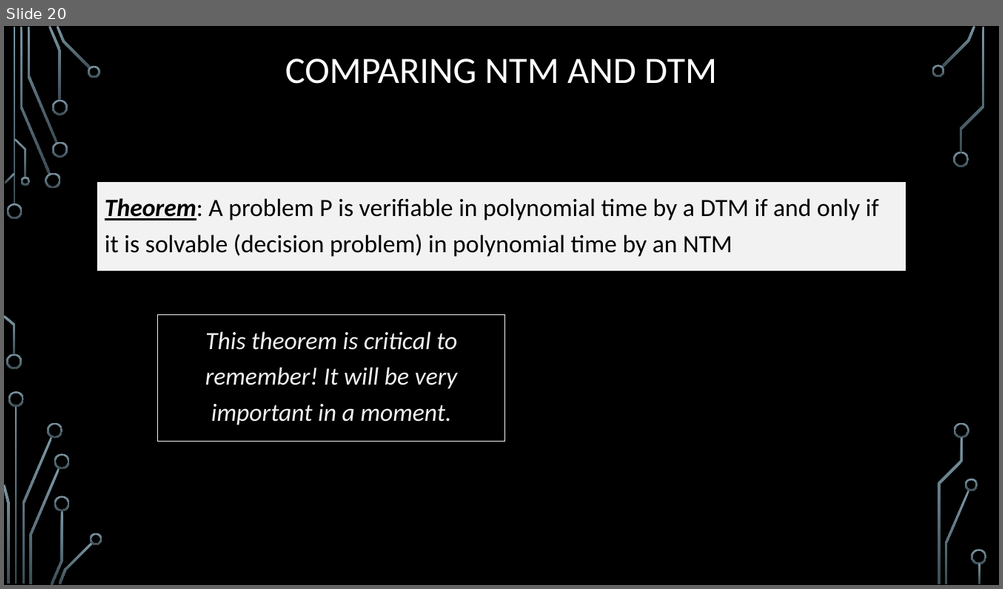
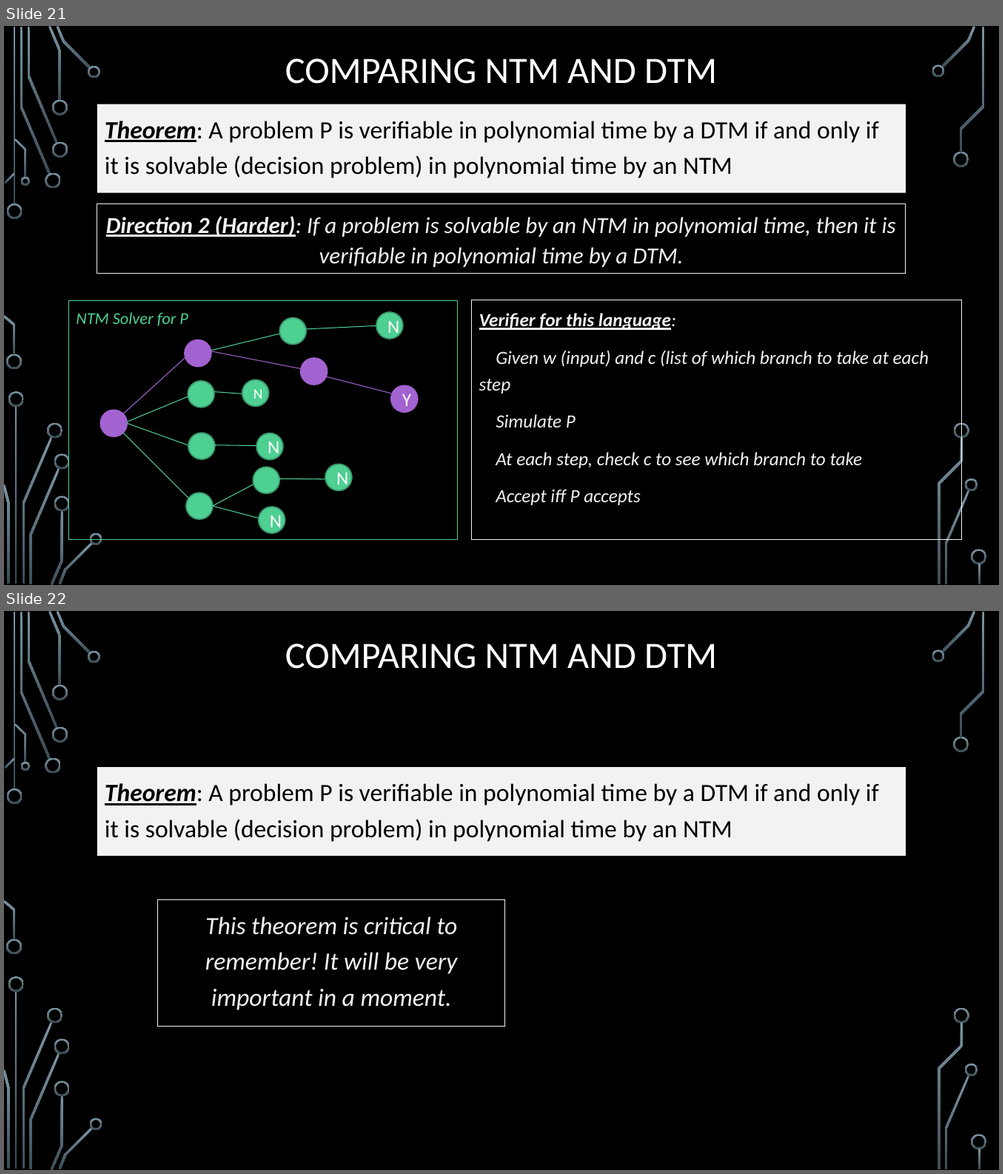
Before and after one commit to markfloryan/dmt2, a slide deck: slides/05-ComplexityTheory.pptx. Shown one above the other, each under a label of ours: slide 20 before the commit, slides 21 and 22 after it. The pictures are 1003x589 and 1003x1174 pixels, drawn with LibreOffice and Linux fonts; fonts in the diff are those of the drawing; background and template pictures are left out. Boxes give left, top, right and bottom in pixels: in the first picture for what was removed or moved away, otherwise in the second. Text is boxed around its words. In the diff, an @@ line names an element or a change of style, - is before the commit and + after.

```diff
--- a/slides/05-ComplexityTheory.pptx
+++ b/slides/05-ComplexityTheory.pptx
@@ slide 21 added at <box>4,26,999,585</box>, background picture (left out); not listed: 36 template elements that a slide beside it also shows @@
@@ title added at <box>285,59,717,84</box>, 36 pt, text #FFFFFF @@
+COMPARING NTM AND DTM
@@ text added at <box>97,104,905,193</box>, fill #F2F2F2, 24 pt, text #000000 @@
+Theorem: A problem P is verifiable in polynomial time by a DTM if and only if it is solvable (decision problem) in polynomial time by an NTM
@@ rectangle added at <box>97,204,905,275</box>, outline #F2F2F2 0.75 pt, 22.2 pt, text #F2F2F2, italic @@
+Direction 2 (Harder): If a problem is solvable by an NTM in polynomial time, then it is verifiable in polynomial time by a DTM.
@@ rectangle added at <box>472,301,962,540</box>, outline #F2F2F2 0.75 pt, 18 pt, text #F2F2F2, italic @@
+Verifier for this language:
+Given w (input) and c (list of which branch to take at each step
+Simulate P
+At each step, check c to see which branch to take
+Accept iff P accepts
@@ group added at <box>69,301,458,540</box>: 14 ellipses, 13 lines, 1 rectangle @@
+NTM Solver for P
+N
+N
+N
+N
+N
+Y
@@ what was slide 20 is now slide 22 @@
```
Also in this commit, not shown: 1 slide changed, 1 other slide added, 2 other files.
